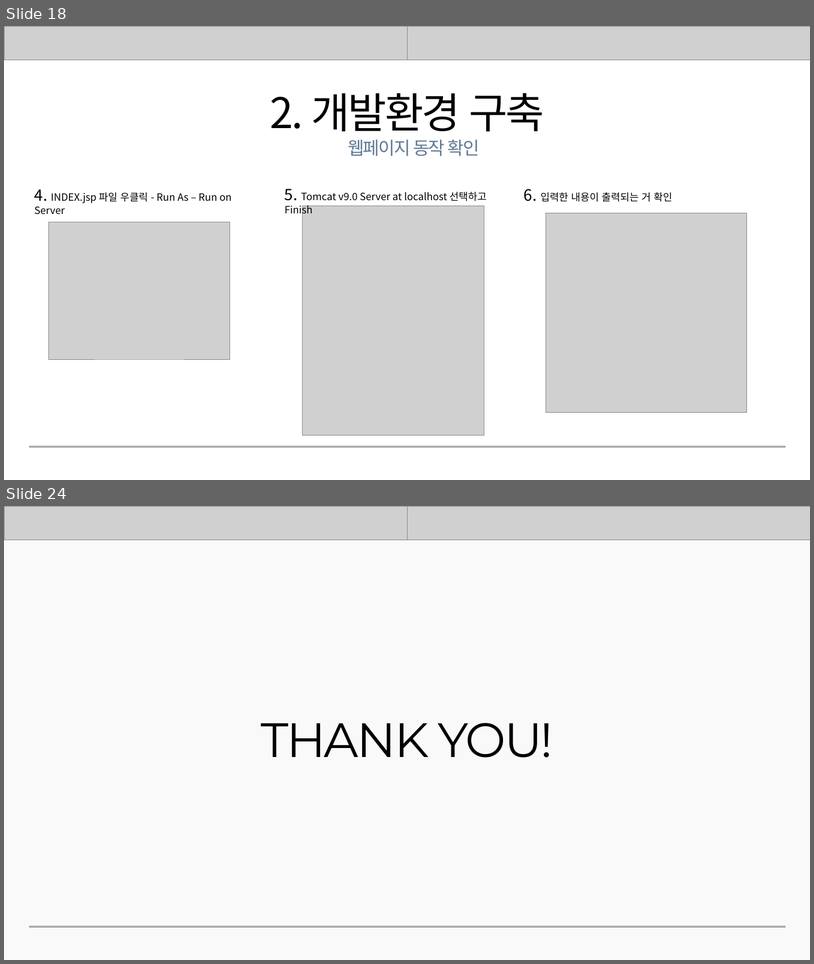
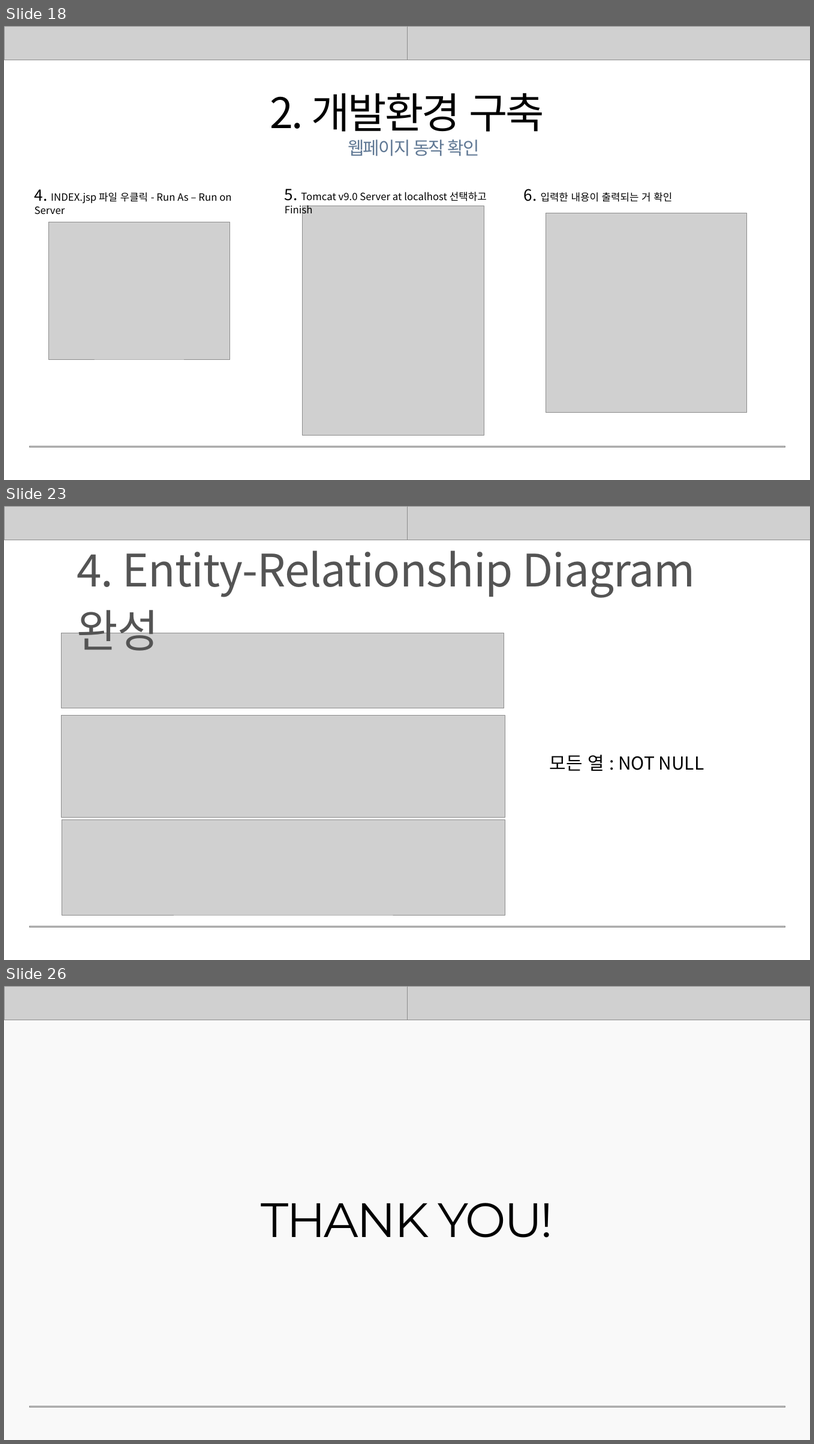
Before and after one commit to rombird/LEELEELIM, a slide deck: 응용SW기초기술활용.pptx. Shown one above the other, each under a label of ours: slides 18 and 24 before the commit, slides 18, 23 and 26 after it; the slides between them are not shown. The pictures are 814x964 and 814x1444 pixels, drawn with LibreOffice and Linux fonts; fonts in the diff are those of the drawing; grey boxes stand for pictures. Boxes give left, top, right and bottom in pixels: in the first picture for what was removed or moved away, otherwise in the second. Text is boxed around its words. In the diff, an @@ line names an element or a change of style, - is before the commit and + after.

```diff
--- a/응용SW기초기술활용.pptx
+++ b/응용SW기초기술활용.pptx
@@ slide 23 added at box(4, 506, 810, 960), background #FFFFFF @@
@@ picture added at box(4, 506, 810, 540) @@
@@ picture added at box(407, 506, 810, 540) @@
@@ text added at box(77, 550, 696, 651), 80 pt, text #545454 @@
+4. Entity-Relationship Diagram 완성
@@ picture added at box(61, 633, 504, 708) @@
@@ picture added at box(61, 715, 505, 817) @@
@@ text added at box(550, 754, 705, 771), 32 pt, text #000000 @@
+모든 열 : NOT NULL
@@ picture added at box(62, 820, 505, 915) @@
@@ picture added at box(29, 925, 785, 927) @@
@@ what was slide 24 is now slide 26 @@
```
Also in this commit, not shown: 10 slides changed, 1 other slide added, 1 other file.
